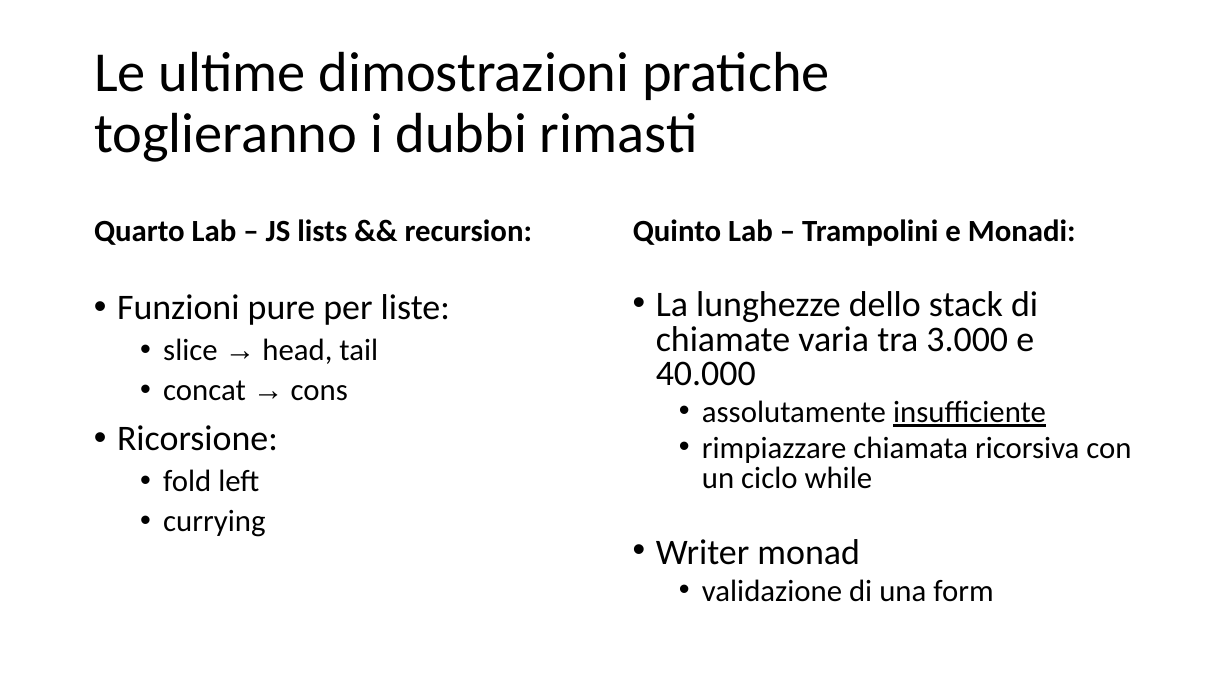
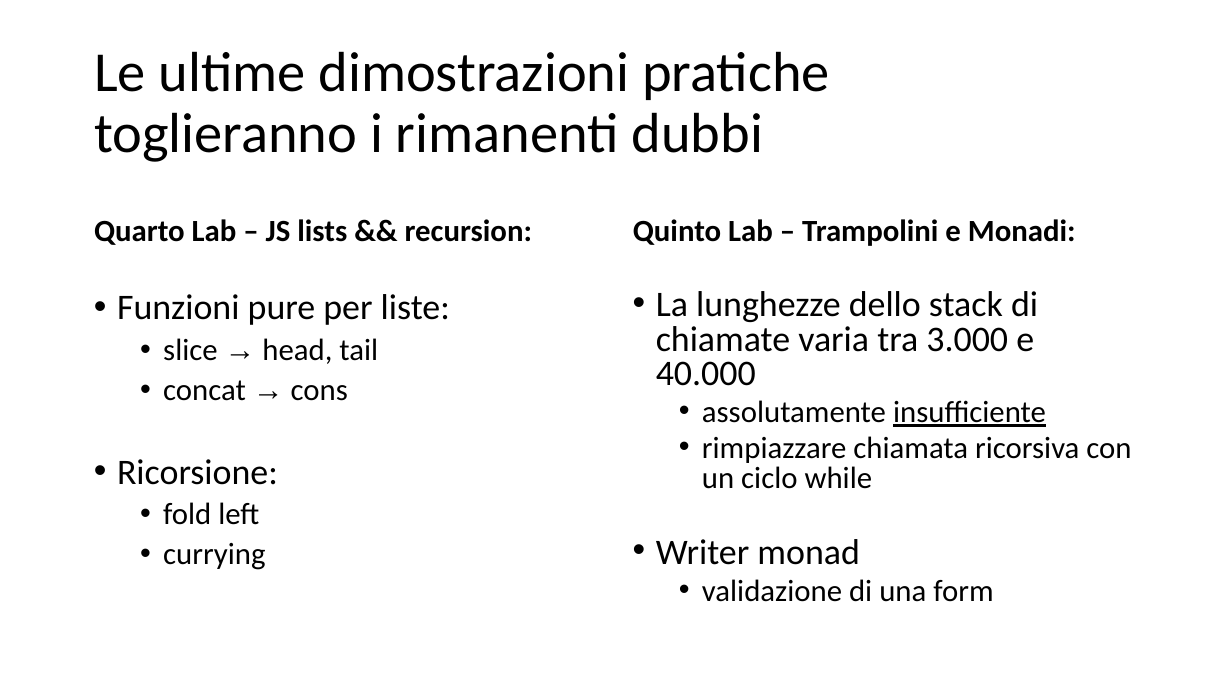
Before and after one commit to Muzietto/funzionale-alla-statale, a slide deck: slide 10 of funzionale-alla-statale.ppt. Drawn at 1232x693 pixels with LibreOffice and Linux fonts; fonts in the diff are those of the drawing. Boxes give left, top, right and bottom in pixels: in the first picture for what was removed or moved away, otherwise in the second. Text is boxed around its words. In the diff, an @@ line names an element or a change of style, - is before the commit and + after.

```diff
--- a/funzionale-alla-statale.ppt
+++ b/funzionale-alla-statale.ppt
@@ title at (x1=94, y1=51, x2=830, y2=162): text changed @@
-Le ultime dimostrazioni pratiche
-toglieranno i dubbi rimasti
+Le ultime dimostrazioni pratiche
+toglieranno i rimanenti dubbi
@@ text "Funzioni pure per liste:" rewrapped from (x1=117, y1=294, x2=450, y2=537) to (x1=117, y1=294, x2=450, y2=570) @@
```
Also in this commit, not shown: 6 other slides changed, 1 slide added, 1 slide removed, 5 other files.
